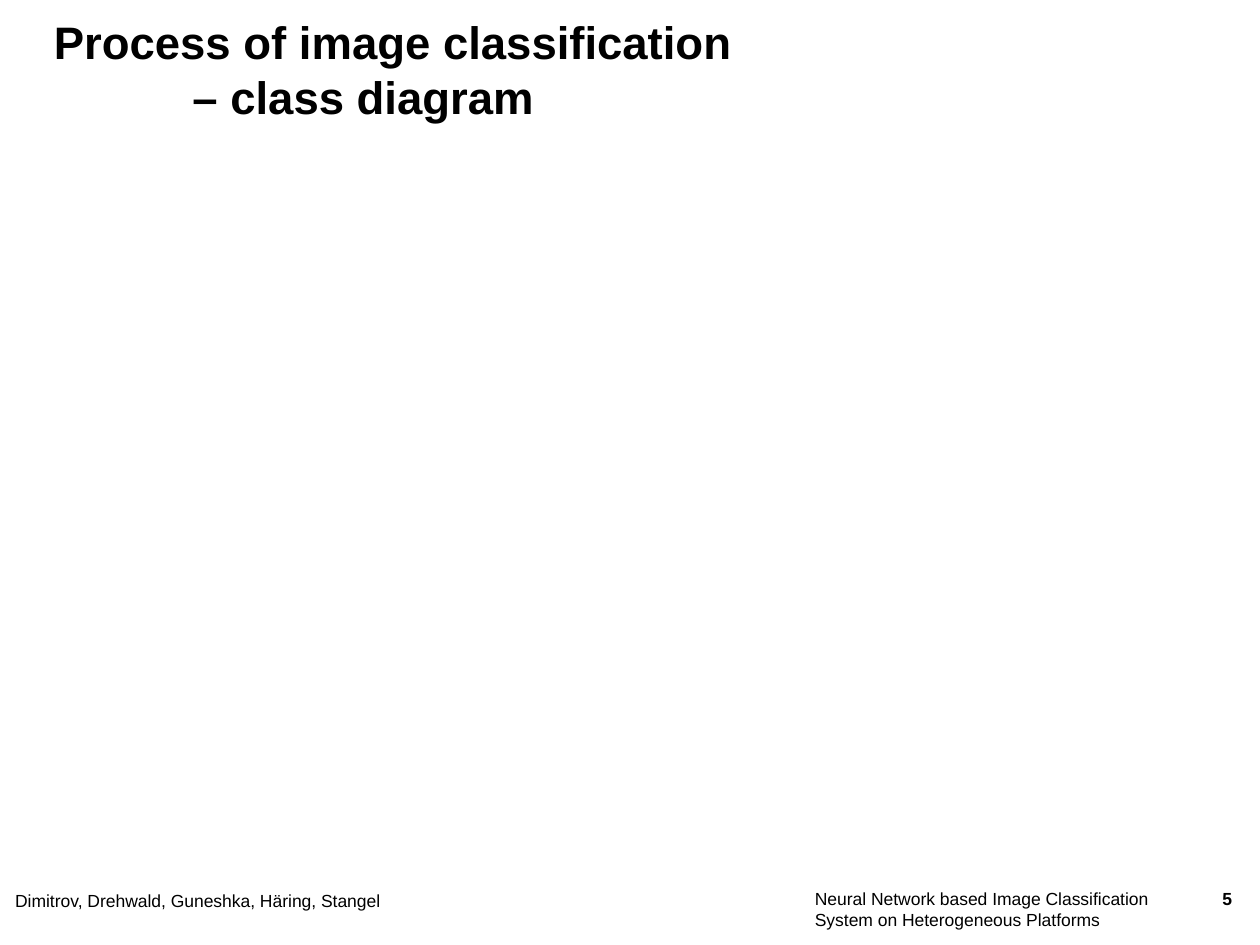
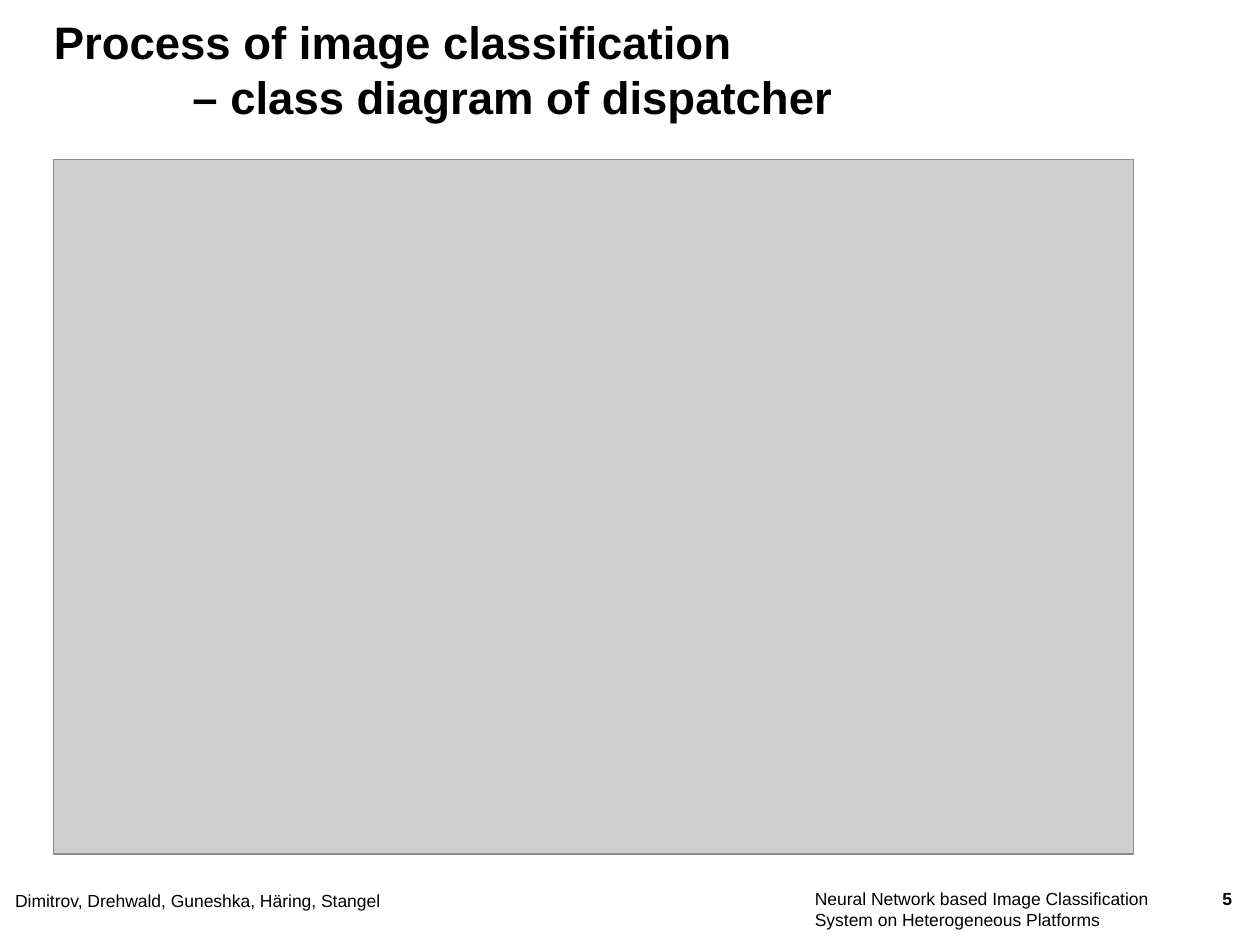
Before and after one commit to JohannesHaering/PSE, a slide deck: slide 5 of DesignPhase/colloqium_design.pptx. Drawn at 1260x945 pixels with LibreOffice and Linux fonts; fonts in the diff are those of the drawing; grey boxes stand for pictures; background and template pictures are left out. Boxes give left, top, right and bottom in pixels: in the first picture for what was removed or moved away, otherwise in the second. Text is boxed around its words. In the diff, an @@ line names an element or a change of style, - is before the commit and + after.

```diff
--- a/DesignPhase/colloqium_design.pptx
+++ b/DesignPhase/colloqium_design.pptx
@@ title at [54, 26, 832, 123]: text changed @@
-Process of image classification
-– class diagram
+Process of image classification
+– class diagram of dispatcher
@@ picture added at [54, 160, 1134, 854] @@
```
Also in this commit, not shown: 5 other slides changed, 1 slide added, 9 other files.
